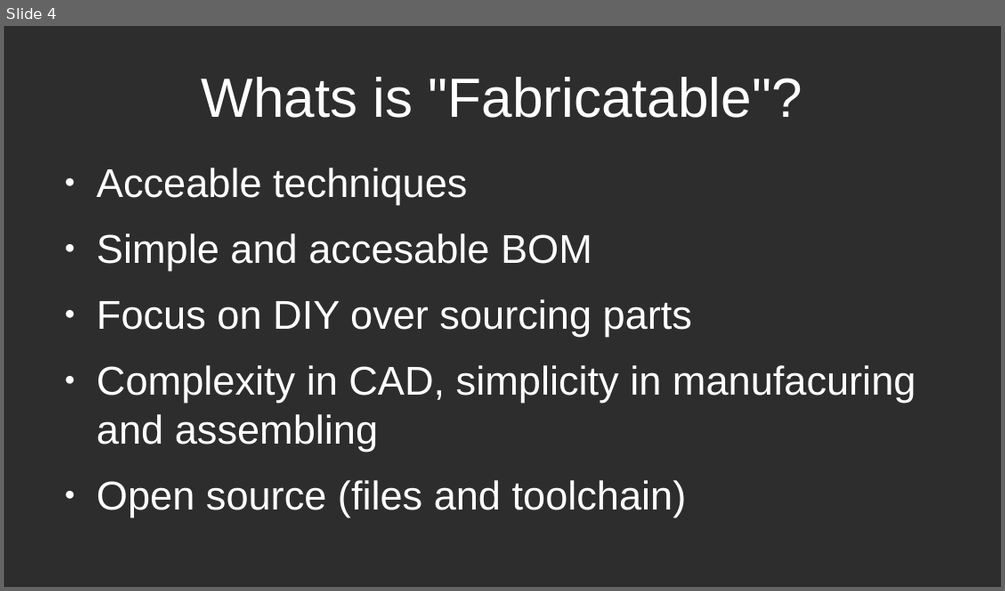
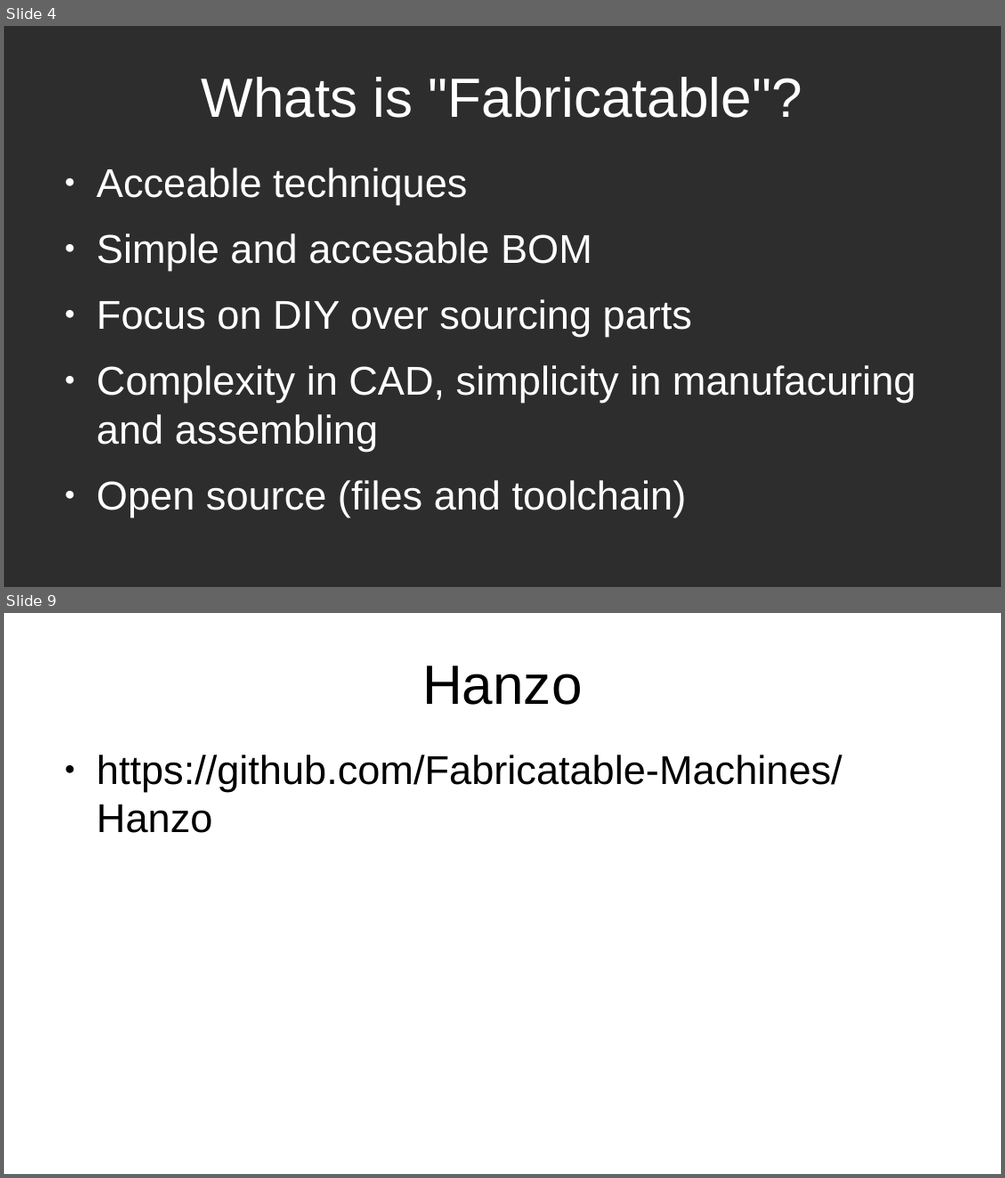
Before and after one commit to Fabricatable-Machines/Media, a slide deck: presenations/fab-academy-machine-recitation-2022-jens-dyvik.odp. Shown one above the other, each under a label of ours: slide 4 before the commit, slides 4 and 9 after it; the slides between them are not shown. The pictures are 1005x591 and 1005x1178 pixels, drawn with LibreOffice and Linux fonts; fonts in the diff are those of the drawing. Boxes give left, top, right and bottom in pixels: in the first picture for what was removed or moved away, otherwise in the second. Text is boxed around its words. In the diff, an @@ line names an element or a change of style, - is before the commit and + after.

```diff
--- a/presenations/fab-academy-machine-recitation-2022-jens-dyvik.odp
+++ b/presenations/fab-academy-machine-recitation-2022-jens-dyvik.odp
@@ slide 9 added at (4, 613, 1001, 1174), background #FFFFFF @@
@@ title added at (422, 666, 582, 705), 44 pt, text #000000 @@
+Hanzo
@@ text added at (97, 755, 842, 833), 32 pt, text #000000 @@
+● https://github.com/Fabricatable-Machines/Hanzo
```
Also in this commit, not shown: 5 other slides added, 1 slide removed, 2 other files.
